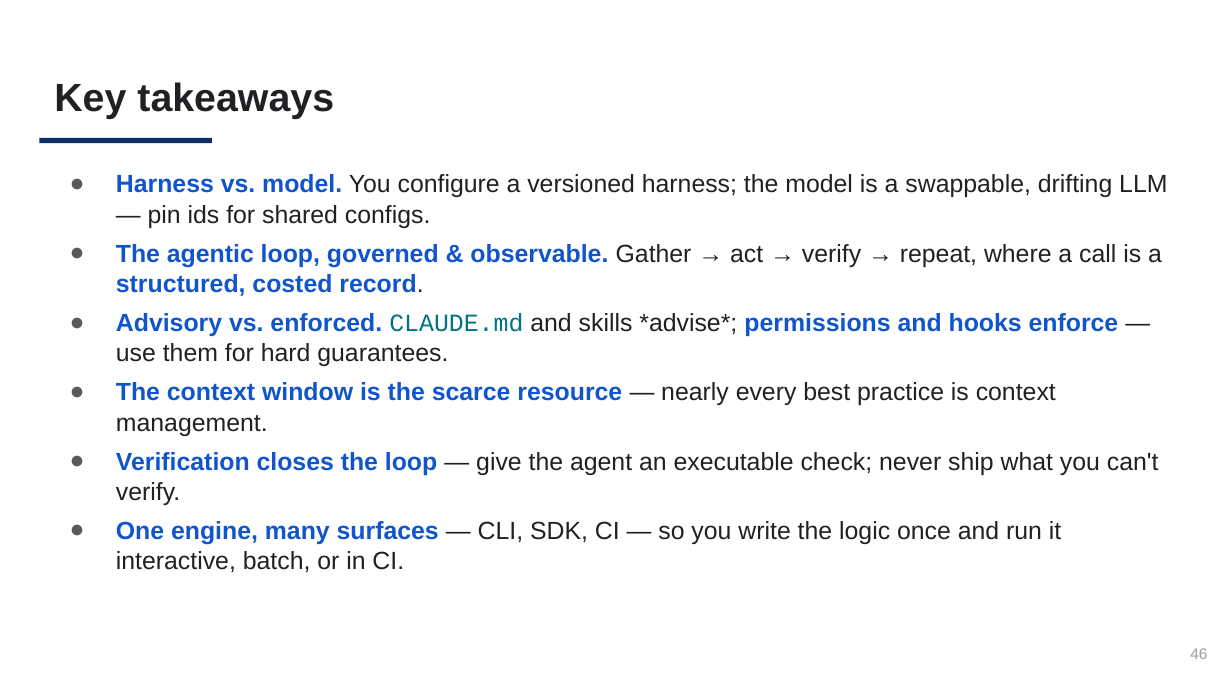
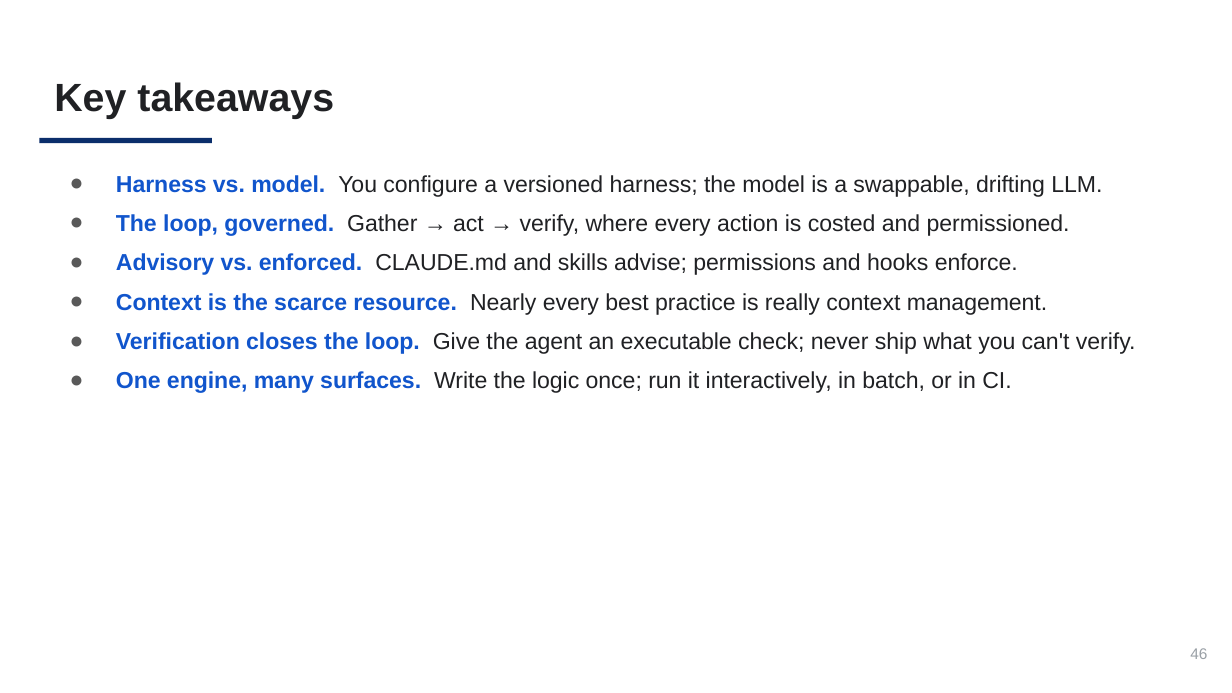
Before and after one commit to PursuitOfDataScience/uchicago-workshops, a slide deck: slide 46 of claude-code-tutorial/claude-code-tutorial.pptx. Drawn at 1232x693 pixels with LibreOffice and Linux fonts; fonts in the diff are those of the drawing. Boxes give left, top, right and bottom in pixels: in the first picture for what was removed or moved away, otherwise in the second. Text is boxed around its words. In the diff, an @@ line names an element or a change of style, - is before the commit and + after.

```diff
--- a/claude-code-tutorial/claude-code-tutorial.pptx
+++ b/claude-code-tutorial/claude-code-tutorial.pptx
@@ text at bbox=[116, 175, 1136, 393]: text changed; size 14.5 to 13.5 pt @@
-● Harness vs. model. You configure a versioned harness; the model is a swappable, drifting LLM — pin ids for shared configs.
-● The agentic loop, governed & observable. Gather → act → verify → repeat, where a call is a structured, costed record.
-● Advisory vs. enforced. CLAUDE.md and skills *advise*; permissions and hooks enforce — use them for hard guarantees.
-● The context window is the scarce resource — nearly every best practice is context management.
-● Verification closes the loop — give the agent an executable check; never ship what you can't verify.
-● One engine, many surfaces — CLI, SDK, CI — so you write the logic once and run it interactive, batch, or in CI.
+● Harness vs. model. You configure a versioned harness; the model is a swappable, drifting LLM.
+● The loop, governed. Gather → act → verify, where every action is costed and permissioned.
+● Advisory vs. enforced. CLAUDE.md and skills advise; permissions and hooks enforce.
+● Context is the scarce resource. Nearly every best practice is really context management.
+● Verification closes the loop. Give the agent an executable check; never ship what you can't verify.
+● One engine, many surfaces. Write the logic once; run it interactively, in batch, or in CI.
```
Also in this commit, not shown: 35 other slides changed, 3 other files.
